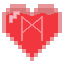
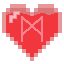
Revision of a layered 64 x 64 image; what changed, layer by layer:
painted on "Layer 2" over [21, 19, 43, 42]
